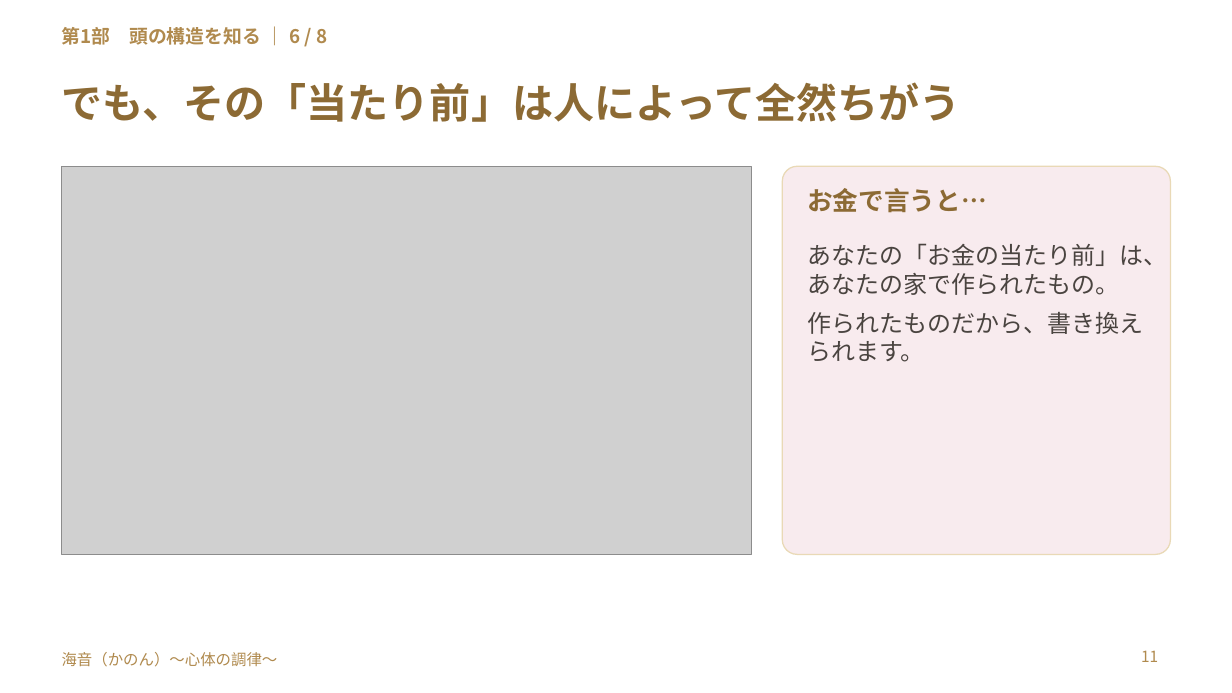
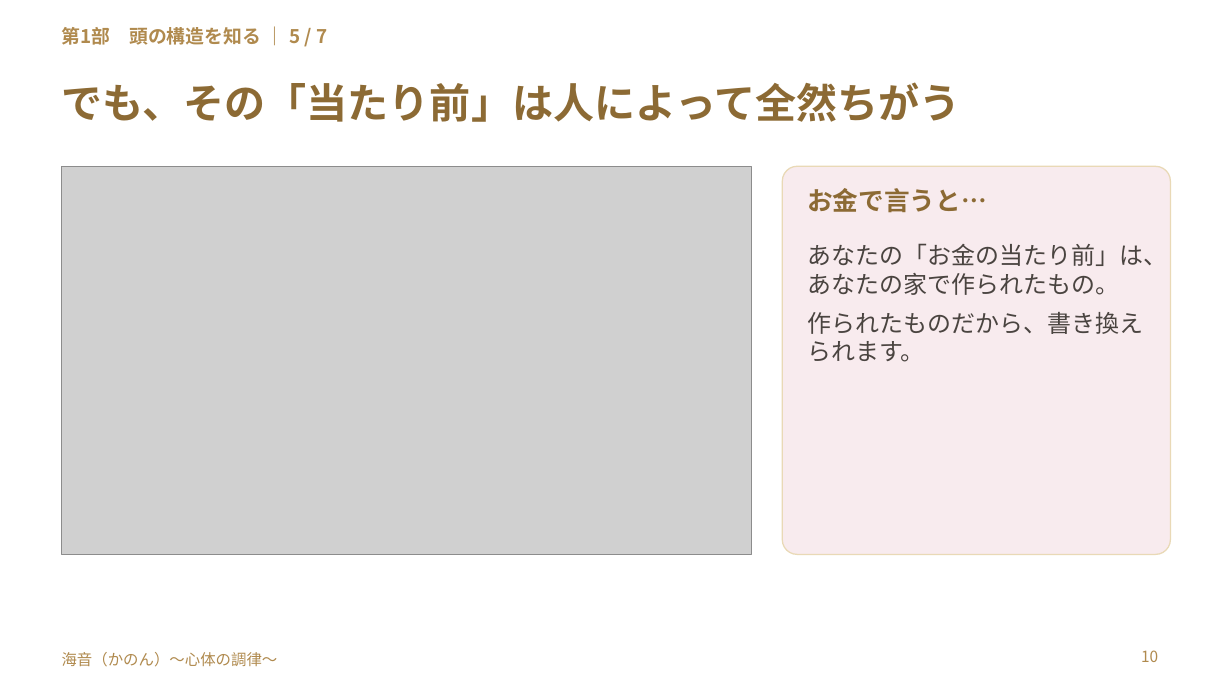
Before and after one commit to y-takahashi-cmd/MyBrain, a slide deck: slide 10 of 20_Projects/海音_心体の調律/単発/仁部あきえさん/20261028_仁部あきえさん_お金のブロック単発セッション.pptx (slide 11 before the commit). Drawn at 1232x693 pixels with LibreOffice and Linux fonts; fonts in the diff are those of the drawing; grey boxes stand for pictures. Boxes give left, top, right and bottom in pixels: in the first picture for what was removed or moved away, otherwise in the second. Text is boxed around its words. In the diff, an @@ line names an element or a change of style, - is before the commit and + after.

```diff
--- a/20_Projects/海音_心体の調律/単発/仁部あきえさん/20261028_仁部あきえさん_お金のブロック単発セッション.pptx
+++ b/20_Projects/海音_心体の調律/単発/仁部あきえさん/20261028_仁部あきえさん_お金のブロック単発セッション.pptx
@@ text at <box>62,27,327,45</box>: text changed @@
-第1部 頭の構造を知る ｜ 6 / 8
+第1部 頭の構造を知る ｜ 5 / 7
@@ page number at <box>1141,650,1158,662</box>: text changed @@
-11
+10
```
Also in this commit, not shown: 16 other slides changed, 7 slides added, 6 slides removed.
